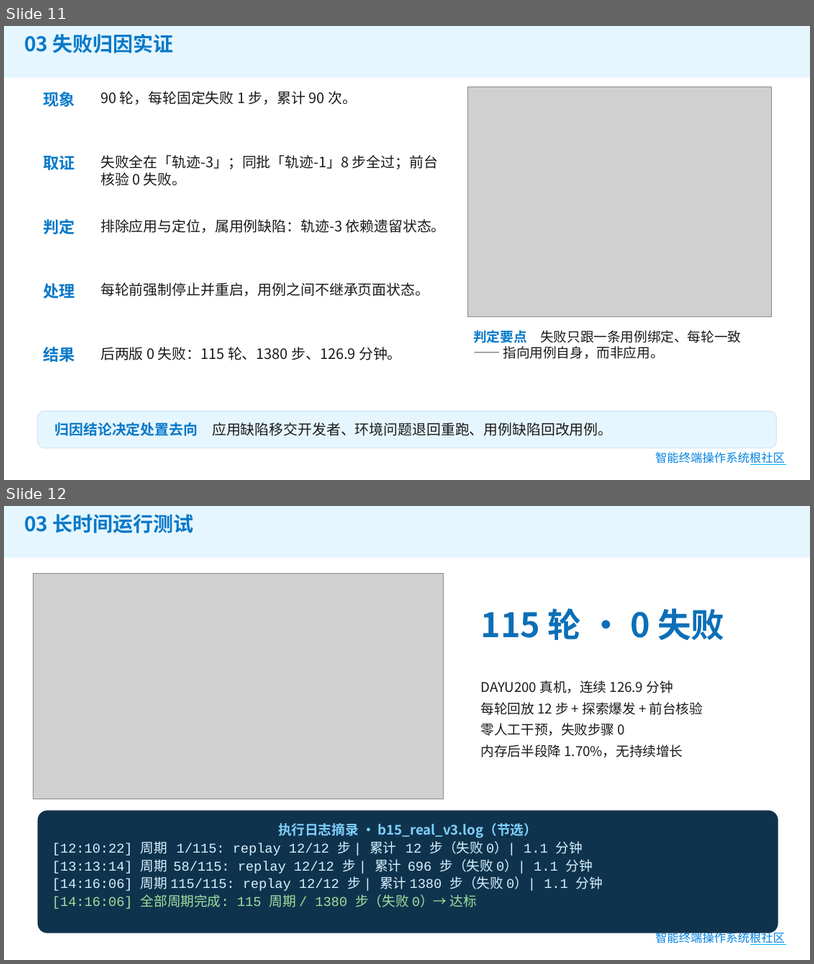
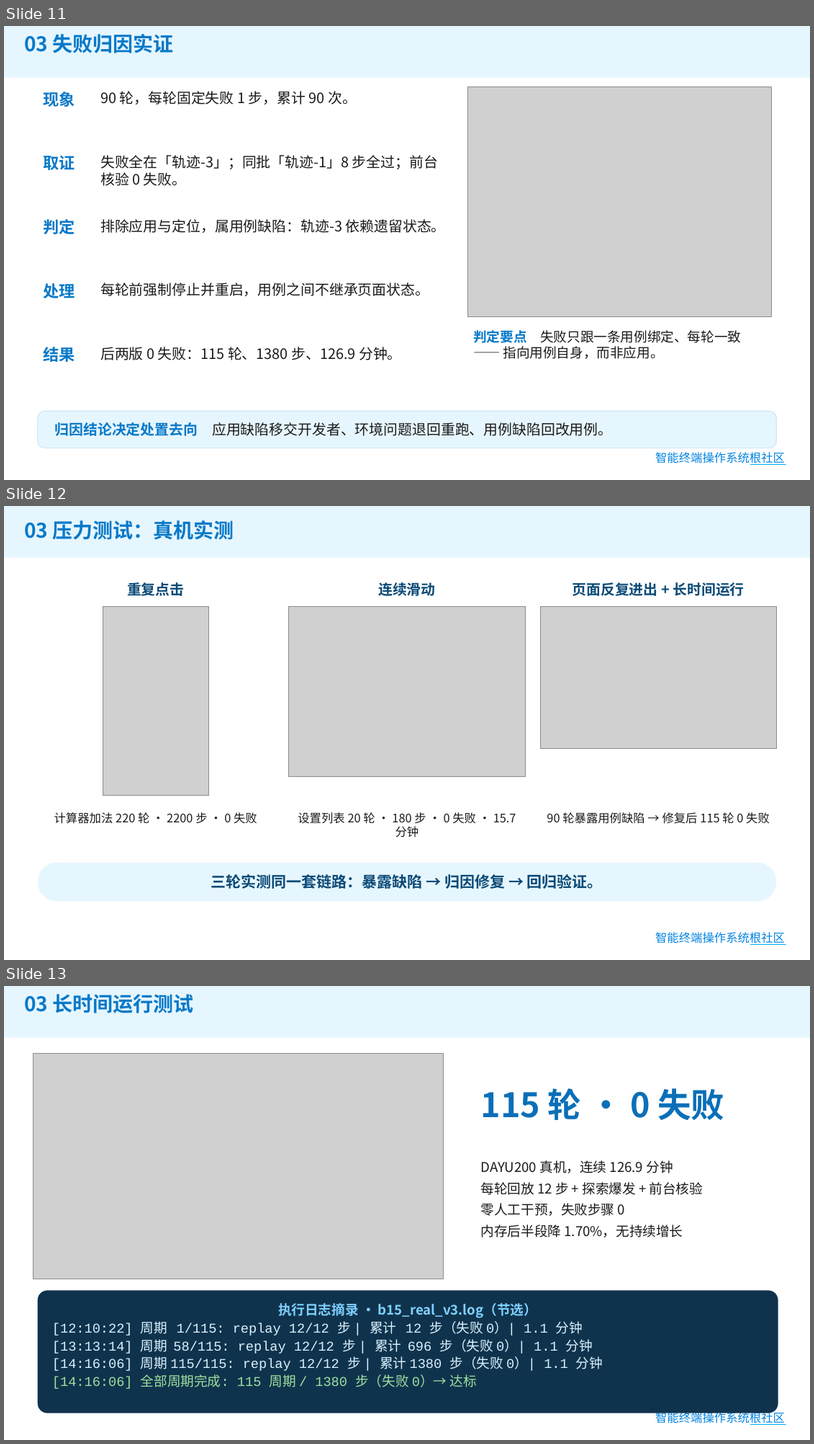
Before and after one commit to gema-secure/ohauto, a slide deck: 提交材料/03-答辩PPT.pptx. Shown one above the other, each under a label of ours: slides 11 and 12 before the commit, slides 11, 12 and 13 after it. The pictures are 814x964 and 814x1444 pixels, drawn with LibreOffice and Linux fonts; fonts in the diff are those of the drawing; grey boxes stand for pictures; background and template pictures are left out. Boxes give left, top, right and bottom in pixels: in the first picture for what was removed or moved away, otherwise in the second. Text is boxed around its words. In the diff, an @@ line names an element or a change of style, - is before the commit and + after.

```diff
--- a/提交材料/03-答辩PPT.pptx
+++ b/提交材料/03-答辩PPT.pptx
@@ slide 12 added at (4, 506, 810, 960), background #FFFFFF; not listed: 3 template elements that a slide beside it also shows @@
@@ text added at (24, 520, 234, 540), 24 pt, text #0879C9, bold @@
+03 压力测试：真机实测
@@ text added at (127, 582, 184, 596), 17 pt, text #0B4A77, bold @@
+重复点击
@@ text added at (378, 582, 435, 596), 17 pt, text #0B4A77, bold @@
+连续滑动
@@ text added at (573, 582, 745, 596), 17 pt, text #0B4A77, bold @@
+页面反复进出 + 长时间运行
@@ picture added at (103, 606, 208, 795) @@
@@ picture added at (289, 606, 525, 777) @@
@@ picture added at (540, 606, 777, 748) @@
@@ text added at (54, 812, 257, 824), 14 pt, text #1A1A1A @@
+计算器加法 220 轮 · 2200 步 · 0 失败
@@ text added at (298, 812, 517, 837), 14 pt, text #1A1A1A @@
+设置列表 20 轮 · 180 步 · 0 失败 · 15.7 分钟
@@ text added at (547, 812, 770, 824), 14 pt, text #1A1A1A @@
+90 轮暴露用例缺陷 → 修复后 115 轮 0 失败
@@ rounded rectangle added at (38, 862, 777, 901), fill #E6F6FE, 18 pt, text #0B4A77, bold @@
+三轮实测同一套链路：暴露缺陷 → 归因修复 → 回归验证。
@@ what was slide 12 is now slide 13 @@
```
Also in this commit, not shown: 2 slides changed, 1 other slide added, 1 slide removed.
